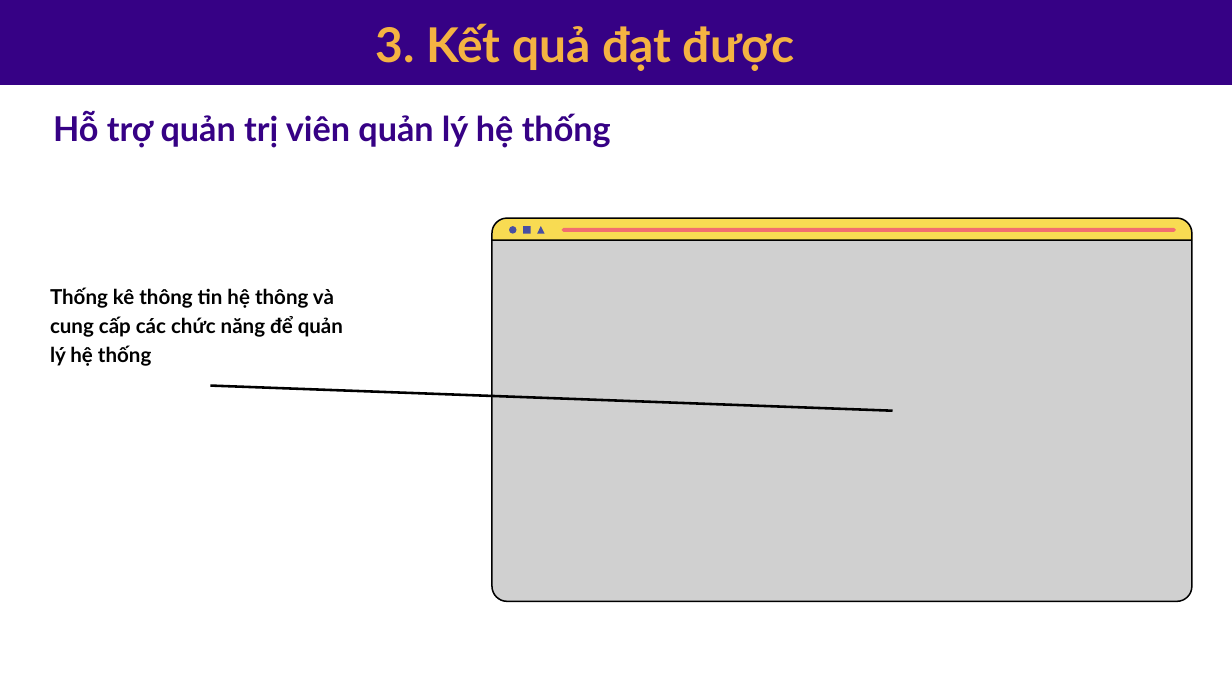
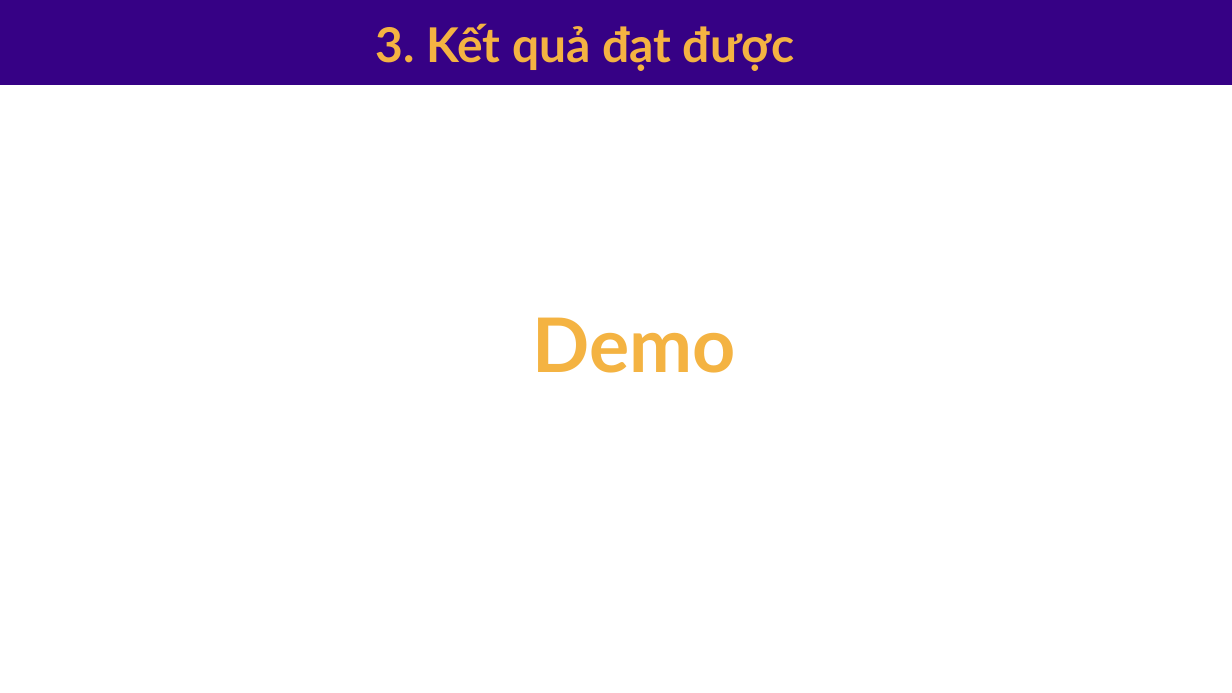
Before and after one commit to Huyle205/csn-da23ttc-letuanhuy-webhoctap-reactjs, a slide deck: slide 15 of thesis/abs/Bao cao thuyet trinh.pptx. Drawn at 1232x693 pixels with LibreOffice and Linux fonts; fonts in the diff are those of the drawing; grey boxes stand for pictures. Boxes give left, top, right and bottom in pixels: in the first picture for what was removed or moved away, otherwise in the second. Text is boxed around its words. In the diff, an @@ line names an element or a change of style, - is before the commit and + after.

```diff
--- a/thesis/abs/Bao cao thuyet trinh.pptx
+++ b/thesis/abs/Bao cao thuyet trinh.pptx
@@ text removed at (53,112,611,148) @@
-Hỗ trợ quản trị viên quản lý hệ thống
@@ group removed at (491,217,1193,602): 4 freeform shapes, 1 picture @@
@@ text removed at (50,287,343,366) @@
-Thống kê thông tin hệ thông và cung cấp các chức năng để quản lý hệ thống
@@ text added at (533,317,736,373), 88 pt, text #F4B342, bold @@
+Demo
@@ line removed from (211, 386) to (893, 411) @@
```
Also in this commit, not shown: 9 other slides changed, 26 other files.
